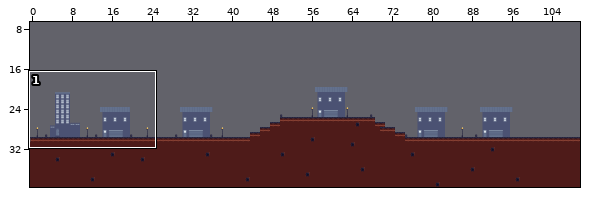
One commit to this Tiled map: Output/Assets/maps/Ciudad_3.tmx. The picture above shows the old version from afar; the outline marks the close-up.
Close-up. Before the commit:
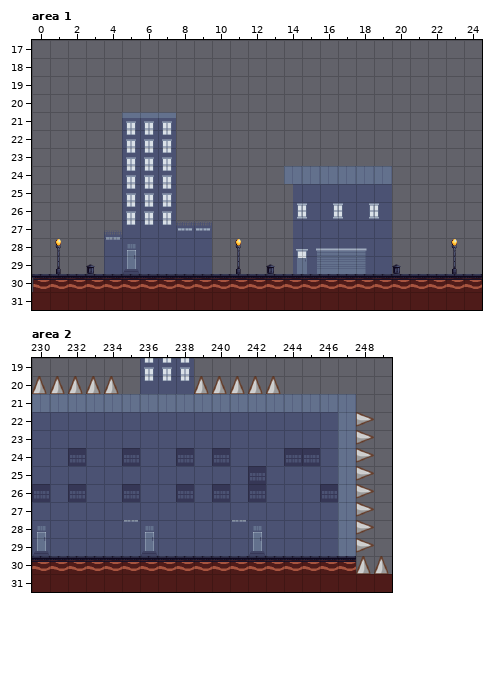
Cells are 32x32 px. Shown: area 1 x 0..24, y 17..31; area 2 x 230..249, y 19..31. The commit also changed other parts of the map, which this record leaves out.
Once edited:
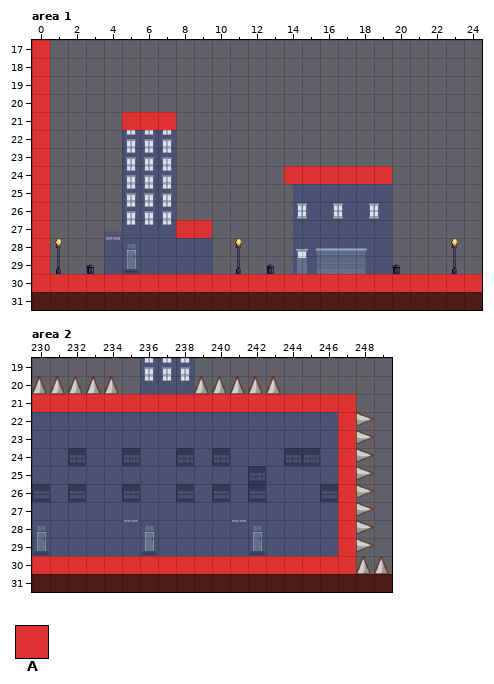
Key: from "CityTileSet": A 37.
_ is an empty cell.
Tiles of an added or newly shown layer are drawn over the layers below it.
The exact change:
Layer "Collisions" (now shown), area 1:
There is now tile A in rows 17 to 20 at x 0; in row 21 at x 0 and 5 to 7; in rows 22 to 23 at x 0; in row 24 at x 0 and 14 to 19; in rows 25 to 26 at x 0; in row 27 at x 0 and 8 to 9.
There is now tile A in rows 28 to 29 at x 0; in row 30 at x 0 to 24.
Layer "Collisions" (now shown), area 2:
There is now tile A in row 21 at x 230 to 247; in rows 22 to 29 at x 247; in row 30 at x 230 to 247.
